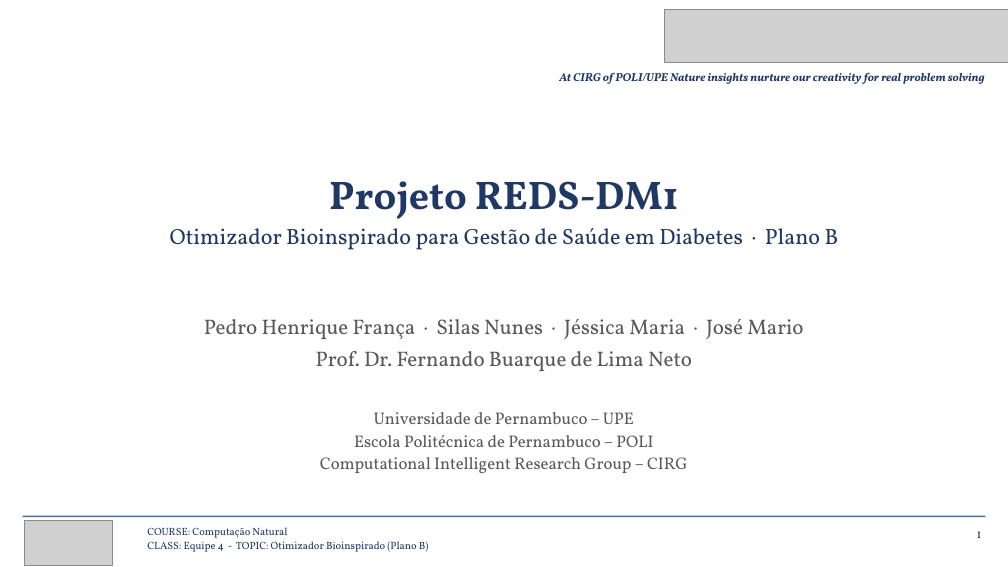
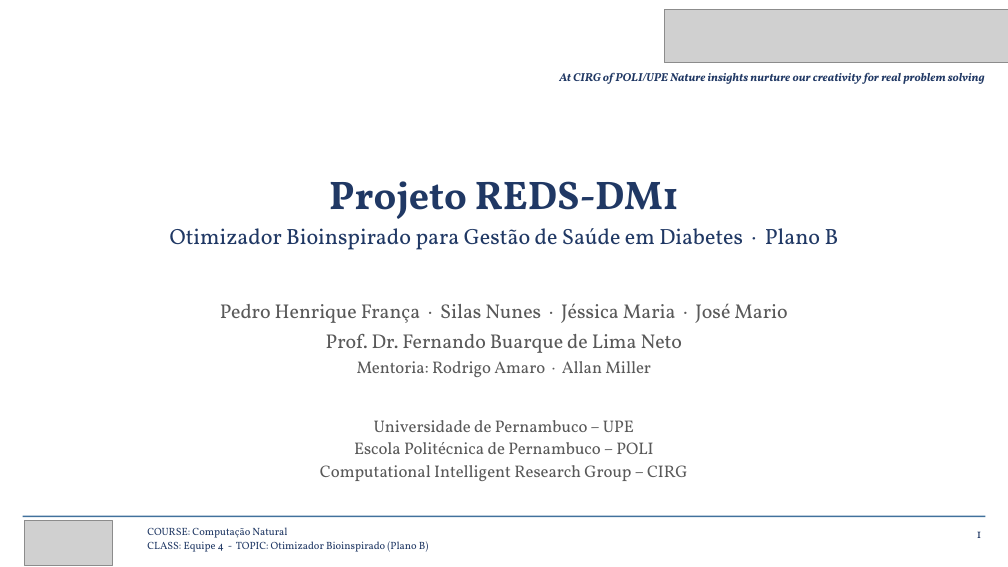
Before and after one commit to joardam/reds-dm1-otimizador-hly, a slide deck: slide 1 of plano_b_pso_diabetes/Apresentacao_Equipe4_PlanoB_CIRG.pptx. Drawn at 1008x567 pixels with LibreOffice and Linux fonts; fonts in the diff are those of the drawing; grey boxes stand for pictures. Boxes give left, top, right and bottom in pixels: in the first picture for what was removed or moved away, otherwise in the second. Text is boxed around its words. In the diff, an @@ line names an element or a change of style, - is before the commit and + after.

```diff
--- a/plano_b_pso_diabetes/Apresentacao_Equipe4_PlanoB_CIRG.pptx
+++ b/plano_b_pso_diabetes/Apresentacao_Equipe4_PlanoB_CIRG.pptx
@@ text "Pedro Henrique França · Silas ...": place and size @@
-text "Pedro Henrique França · Silas ..." at (204, 319, 803, 371)
+text "Pedro Henrique França · Silas ..." at (220, 303, 787, 377)
@@ text at (220, 303, 787, 353): size 20 to 19 pt in "Pedro Henrique França · Silas Nunes · ...", "Prof. Dr. Fernando Buarque de Lima Neto"; more space between paragraphs @@
@@ text at (357, 361, 651, 377): paragraph added @@
+Mentoria: Rodrigo Amaro · Allan Miller
@@ text "Universidade de Pernambuco – UPE": place and size @@
-text "Universidade de Pernambuco – UPE" at (320, 412, 688, 473)
+text "Universidade de Pernambuco – UPE" at (320, 420, 688, 481)
```
Also in this commit, not shown: 2 other files.
